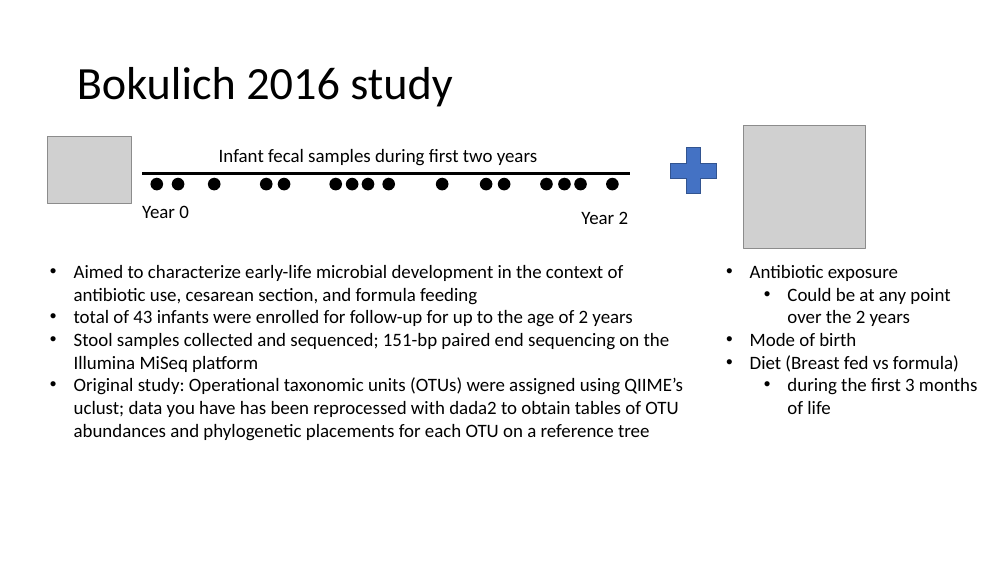
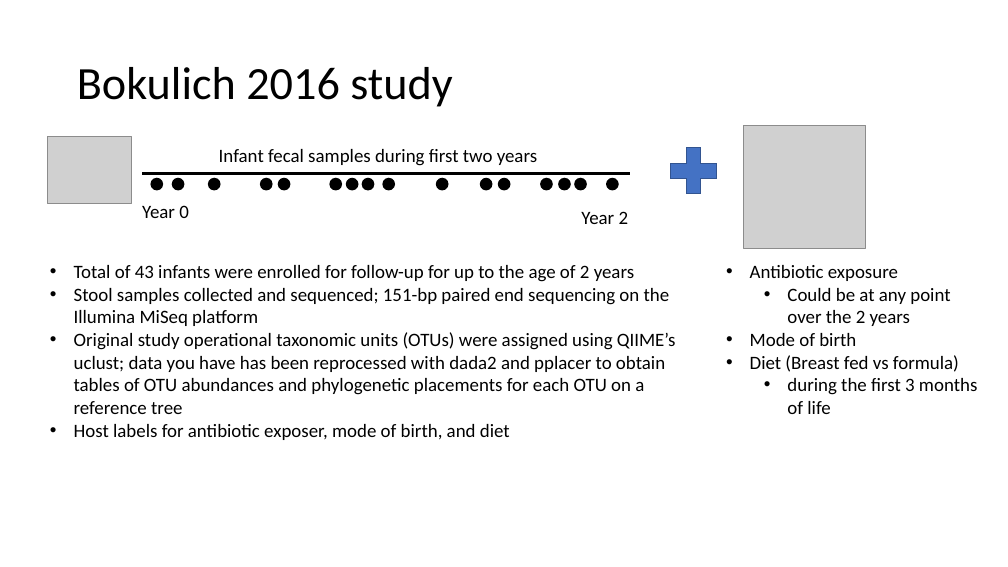
Before and after one commit to gerberlab/cs109b-microbiome, a slide deck: slide 9 of 2022/course_slides.pptx (slide 10 before the commit). Drawn at 1008x567 pixels with LibreOffice and Linux fonts; fonts in the diff are those of the drawing; grey boxes stand for pictures. Boxes give left, top, right and bottom in pixels: in the first picture for what was removed or moved away, otherwise in the second. Text is boxed around its words. In the diff, an @@ line names an element or a change of style, - is before the commit and + after.

```diff
--- a/2022/course_slides.pptx
+++ b/2022/course_slides.pptx
@@ text at (74, 265, 634, 282): text changed @@
-• Aimed to characterize early-life microbial development in the context of antibiotic use, cesarean section, and formula feeding
-• total of 43 infants were enrolled for follow-up for up to the age of 2 years
+• Total of 43 infants were enrolled for follow-up for up to the age of 2 years
@@ text at (74, 332, 676, 440): text changed @@
-• Original study: Operational taxonomic units (OTUs) were assigned using QIIME’s uclust; data you have has been reprocessed with dada2 to obtain tables of OTU abundances and phylogenetic placements for each OTU on a reference tree
+• Original study operational taxonomic units (OTUs) were assigned using QIIME’s uclust; data you have has been reprocessed with dada2 and pplacer to obtain tables of OTU abundances and phylogenetic placements for each OTU on a reference tree
+• Host labels for antibiotic exposer, mode of birth, and diet
```
Also in this commit, not shown: 11 other slides changed, 7 slides added, 2 slides removed, 1 other file.
